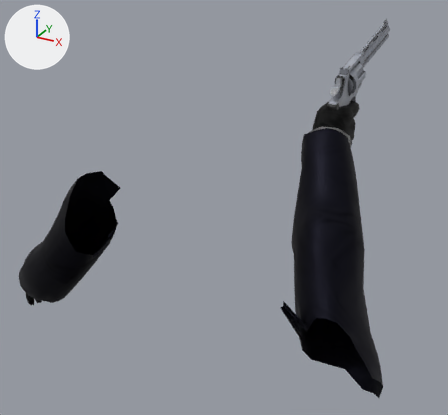
Two versions of the OBJ model GameData/Animations/Revolver/Fire/frame_3.obj, one commit apart.
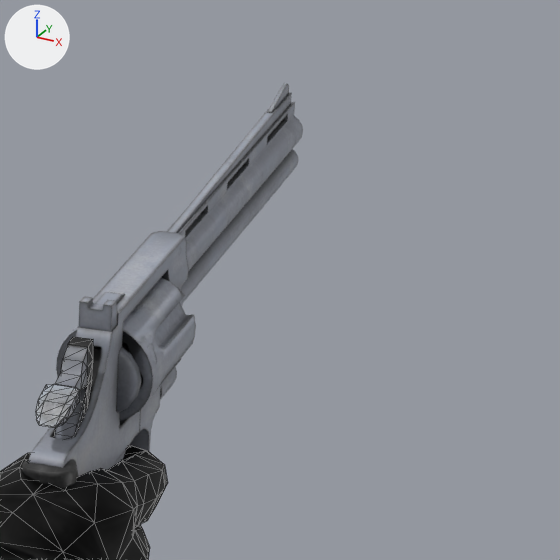
There are two pictures of each version: one whole from a camera (50 mm lens) standing at (0.549, -1.055, 0.251) and looking at (-0.252, 0.402, -0.478), one close up on the part from 72% to 100% of the width and 0% to 30% of the height. Every picture has the same lights, and +X, +Y and +Z are marked at upper left. The close-ups show mesh edges as thin lines. Where no turn or scale is listed for an object, it has been applied to the vertices.

Objects in the first close-up: 'Plane.001_meshId0_name.001', 'Plane.002_meshId0_name.002', 'Plane.008_meshId0_name', 'PlayerModelMerged.001_PlayerModelMerged'.
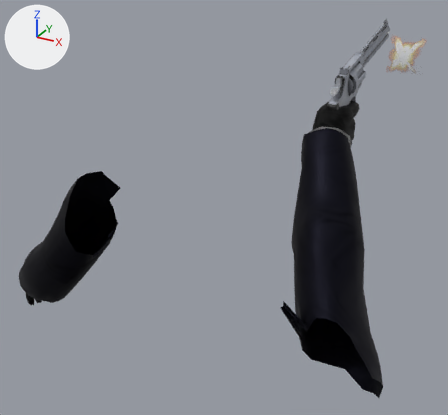
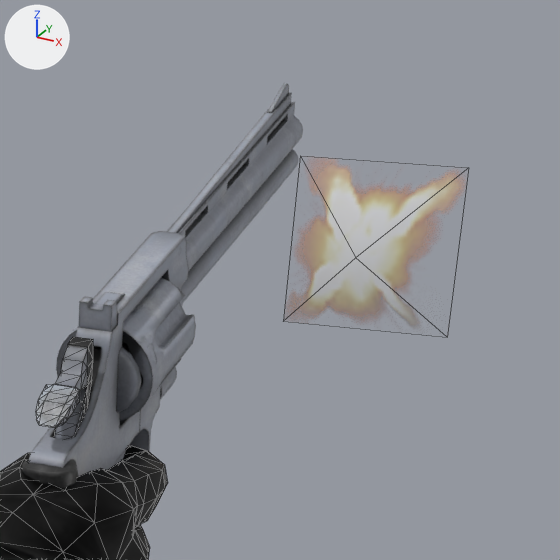
The change, as a list of edits to the scene's bpy script:
```text
Add img_muzzle_png:
    img_muzzle_png = load_image('muzzle.png', '../../../textures/weapons/general/muzzle.png', 64, 57, 'sRGB')
Add mat_muzzle:
    mat_muzzle = bpy.data.materials.new('muzzle')
    # uses the picture img_muzzle_png
Add me_plane:
    me_plane.from_pydata(...)  # 5 vertices, 4 faces; spans x 0.0046..0.1288, y 1.0306..1.0836, z -0.1799..-0.0557
    me_plane.materials.append(mat_muzzle)
Add ob_plane:
    ob_plane = bpy.data.objects.new('Plane', me_plane)
    ob_plane.location = (0.0, 0.0, 0.0)
```

Changed parts and their boxes [x1, y1, x2, y2] in the close-ups (560 x 560 px):
'Plane', added: after [301, 166, 460, 325]
